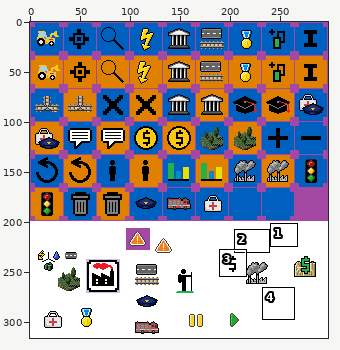
One commit to this sprite sheet: assets/sprites/menu_icons_.png. Above, an overview of the earlier version with the close-up marked.
Close-up. Before the commit:
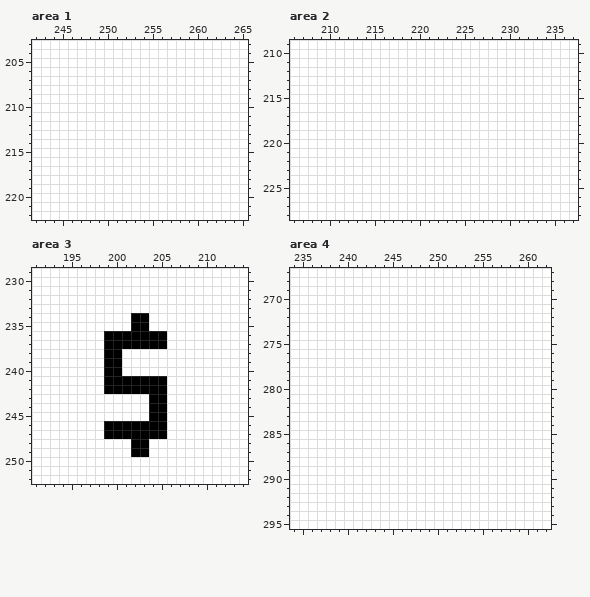
The file is 298x316 pixels. Colours within 5 levels of each other are drawn and written as one. Shown: area 1: x 242..265, y 203..222; area 2: x 206..237, y 209..228; area 3: x 191..214, y 229..252; area 4: x 234..262, y 267..295. The commit also changed other parts of the picture, which this record leaves out.
After the commit:
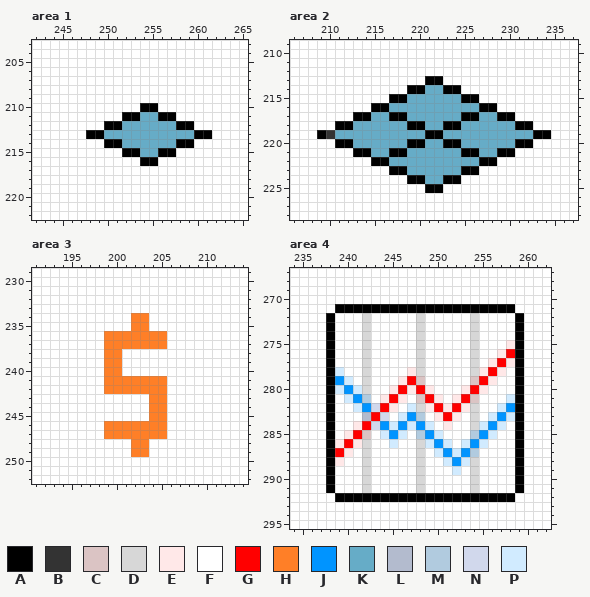
Palette (. is transparent): A #000000  B #333333  C #dbc4c4  D #d7d7d7  E #ffe8e8  F #ffffff  G #ff0000  H #ff7f27  J #0094ff  K #66acc7  L #b3bbce  M #b1cbdf  N #d1d8ec  P #d1ebff
Changes in this commit:
--- area 1
@@ x 242..265 @@
 209 FFFFFFFFFFFFFFFFFFFFFFFF
-210 FFFFFFFFFFFFFFFFFFFFFFFF
-211 FFFFFFFFFFFFFFFFFFFFFFFF
-212 FFFFFFFFFFFFFFFFFFFFFFFF
-213 FFFFFFFFFFFFFFFFFFFFFFFF
-214 FFFFFFFFFFFFFFFFFFFFFFFF
-215 FFFFFFFFFFFFFFFFFFFFFFFF
-216 FFFFFFFFFFFFFFFFFFFFFFFF
+210 FFFFFFFFFFFFAAFFFFFFFFFF
+211 FFFFFFFFFFAAKKAAFFFFFFFF
+212 FFFFFFFFAAKKKKKKAAFFFFFF
+213 FFFFFFAAKKKKKKKKKKAAFFFF
+214 FFFFFFFFAAKKKKKKAAFFFFFF
+215 FFFFFFFFFFAAKKAAFFFFFFFF
+216 FFFFFFFFFFFFAAFFFFFFFFFF
 217 FFFFFFFFFFFFFFFFFFFFFFFF
--- area 2
@@ x 206..237 @@
 212 FFFFFFFFFFFFFFFFFFFFFFFFFFFFFFFF
-213 FFFFFFFFFFFFFFFFFFFFFFFFFFFFFFFF
-214 FFFFFFFFFFFFFFFFFFFFFFFFFFFFFFFF
-215 FFFFFFFFFFFFFFFFFFFFFFFFFFFFFFFF
-216 FFFFFFFFFFFFFFFFFFFFFFFFFFFFFFFF
-217 FFFFFFFFFFFFFFFFFFFFFFFFFFFFFFFF
-218 FFFFFFFFFFFFFFFFFFFFFFFFFFFFFFFF
-219 FFFFFFFFFFFFFFFFFFFFFFFFFFFFFFFF
-220 FFFFFFFFFFFFFFFFFFFFFFFFFFFFFFFF
-221 FFFFFFFFFFFFFFFFFFFFFFFFFFFFFFFF
-222 FFFFFFFFFFFFFFFFFFFFFFFFFFFFFFFF
-223 FFFFFFFFFFFFFFFFFFFFFFFFFFFFFFFF
-224 FFFFFFFFFFFFFFFFFFFFFFFFFFFFFFFF
-225 FFFFFFFFFFFFFFFFFFFFFFFFFFFFFFFF
+213 FFFFFFFFFFFFFFFAAFFFFFFFFFFFFFFF
+214 FFFFFFFFFFFFFAAKKAAFFFFFFFFFFFFF
+215 FFFFFFFFFFFAAKKKKKKAAFFFFFFFFFFF
+216 FFFFFFFFFAAKKKKKKKKKKAAFFFFFFFFF
+217 FFFFFFFAAKKAAKKKKKKAAKKAAFFFFFFF
+218 FFFFFAAKKKKKKAAKKAAKKKKKKAAFFFFF
+219 FFFABKKKKKKKKKKAAKKKKKKKKKKAAFFF
+220 FFFFFAAKKKKKKAAKKAAKKKKKKAAFFFFF
+221 FFFFFFFAAKKAAKKKKKKAAKKAAFFFFFFF
+222 FFFFFFFFFAAKKKKKKKKKKAAFFFFFFFFF
+223 FFFFFFFFFFFAAKKKKKKAAFFFFFFFFFFF
+224 FFFFFFFFFFFFFAAKKAAFFFFFFFFFFFFF
+225 FFFFFFFFFFFFFFFAAFFFFFFFFFFFFFFF
 226 FFFFFFFFFFFFFFFFFFFFFFFFFFFFFFFF
--- area 3
@@ x 197..207 @@
 233 FFFFFFFFFFF
-234 FFFFFAAFFFF
-235 FFFFFAAFFFF
-236 FFAAAAAAAFF
-237 FFAAAAAAAFF
-238 FFAAFFFFFFF
-239 FFAAFFFFFFF
-240 FFAAFFFFFFF
-241 FFAAAAAAAFF
-242 FFAAAAAAAFF
-243 FFFFFFFAAFF
-244 FFFFFFFAAFF
-245 FFFFFFFAAFF
-246 FFAAAAAAAFF
-247 FFAAAAAAAFF
-248 FFFFFAAFFFF
-249 FFFFFAAFFFF
+234 FFFFFHHFFFF
+235 FFFFFHHFFFF
+236 FFHHHHHHHFF
+237 FFHHHHHHHFF
+238 FFHHFFFFFFF
+239 FFHHFFFFFFF
+240 FFHHFFFFFFF
+241 FFHHHHHHHFF
+242 FFHHHHHHHFF
+243 FFFFFFFHHFF
+244 FFFFFFFHHFF
+245 FFFFFFFHHFF
+246 FFHHHHHHHFF
+247 FFHHHHHHHFF
+248 FFFFFHHFFFF
+249 FFFFFHHFFFF
 250 FFFFFFFFFFF
--- area 4
@@ x 234..262 @@
 270 FFFFFFFFFFFFFFFFFFFFFFFFFFFFF
-271 FFFFFFFFFFFFFFFFFFFFFFFFFFFFF
-272 FFFFFFFFFFFFFFFFFFFFFFFFFFFFF
-273 FFFFFFFFFFFFFFFFFFFFFFFFFFFFF
-274 FFFFFFFFFFFFFFFFFFFFFFFFFFFFF
-275 FFFFFFFFFFFFFFFFFFFFFFFFFFFFF
-276 FFFFFFFFFFFFFFFFFFFFFFFFFFFFF
-277 FFFFFFFFFFFFFFFFFFFFFFFFFFFFF
-278 FFFFFFFFFFFFFFFFFFFFFFFFFFFFF
-279 FFFFFFFFFFFFFFFFFFFFFFFFFFFFF
-280 FFFFFFFFFFFFFFFFFFFFFFFFFFFFF
-281 FFFFFFFFFFFFFFFFFFFFFFFFFFFFF
-282 FFFFFFFFFFFFFFFFFFFFFFFFFFFFF
-283 FFFFFFFFFFFFFFFFFFFFFFFFFFFFF
-284 FFFFFFFFFFFFFFFFFFFFFFFFFFFFF
-285 FFFFFFFFFFFFFFFFFFFFFFFFFFFFF
-286 FFFFFFFFFFFFFFFFFFFFFFFFFFFFF
-287 FFFFFFFFFFFFFFFFFFFFFFFFFFFFF
-288 FFFFFFFFFFFFFFFFFFFFFFFFFFFFF
-289 FFFFFFFFFFFFFFFFFFFFFFFFFFFFF
-290 FFFFFFFFFFFFFFFFFFFFFFFFFFFFF
-291 FFFFFFFFFFFFFFFFFFFFFFFFFFFFF
-292 FFFFFFFFFFFFFFFFFFFFFFFFFFFFF
+271 FFFFFAAAAAAAAAAAAAAAAAAAAFFFF
+272 FFFFAFFFDFFFFFDFFFFFDFFFFAFFF
+273 FFFFAFFFDFFFFFDFFFFFDFFFFAFFF
+274 FFFFAFFFDFFFFFDFFFFFDFFFFAFFF
+275 FFFFAFFFDFFFFFDFFFFFDFFFEAFFF
+276 FFFFAFFFDFFFFFDFFFFFDFFEGAFFF
+277 FFFFAFFFDFFFFFDFFFFFDFEGEAFFF
+278 FFFFAPFFDFFFFEDFFFFFDEGEFAFFF
+279 FFFFAJPFDFFFEGCFFFFFCGEFFAFFF
+280 FFFFAPJPDFFEGEGEFFFEGEFFFAFFF
+281 FFFFAFPJMFEGEFCGEFEGCFFFPAFFF
+282 FFFFAFFPJNGEFPDEGEGEDFFPJAFFF
+283 FFFFAFFFLGNFPJMFEGEFDFPJPAFFF
+284 FFFFAFFEGNJPJPJPFEFFDPJPFAFFF
+285 FFFFAFEGCFPJPFMJPFFFMJPFFAFFF
+286 FFFFAEGEDFFPFFDPJPFPJPFFFAFFF
+287 FFFFAGEFDFFFFFDFPJPJMFFFFAFFF
+288 FFFFAEFFDFFFFFDFFPJPDFFFFAFFF
+289 FFFFAFFFDFFFFFDFFFPFDFFFFAFFF
+290 FFFFAFFFDFFFFFDFFFFFDFFFFAFFF
+291 FFFFAFFFDFFFFFDFFFFFDFFFFAFFF
+292 FFFFFAAAAAAAAAAAAAAAAAAAAFFFF
 293 FFFFFFFFFFFFFFFFFFFFFFFFFFFFF
Changed places in both close-ups, as pixel boxes (x1, y1, x2, y2):
changed: (86, 103, 212, 166)
changed: (317, 76, 551, 193)
changed: (104, 313, 167, 457)
changed: (326, 304, 524, 502)
